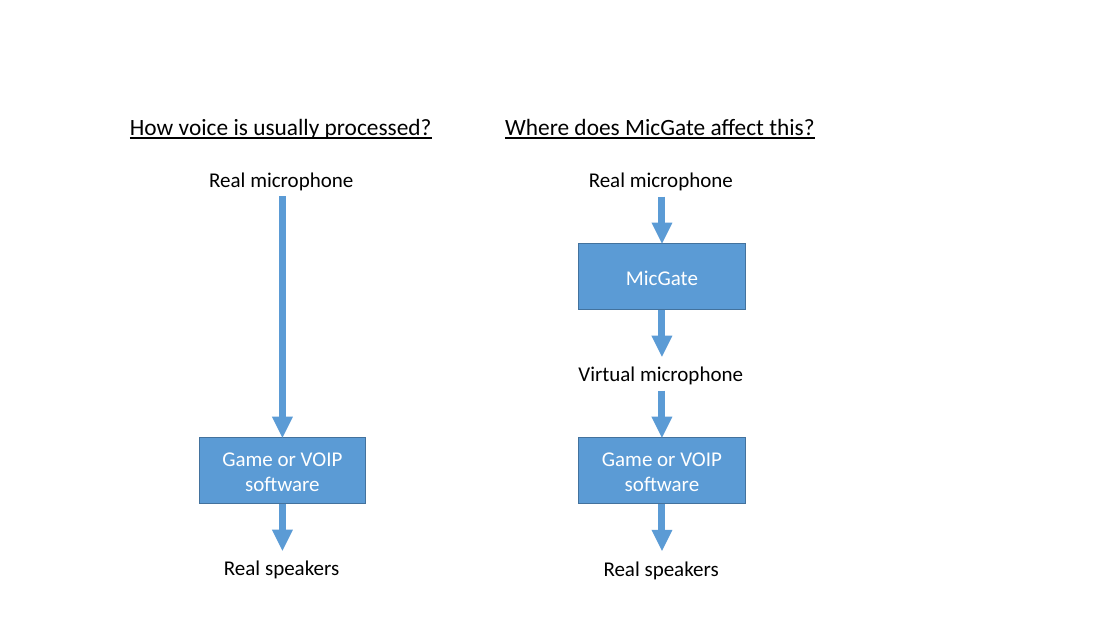
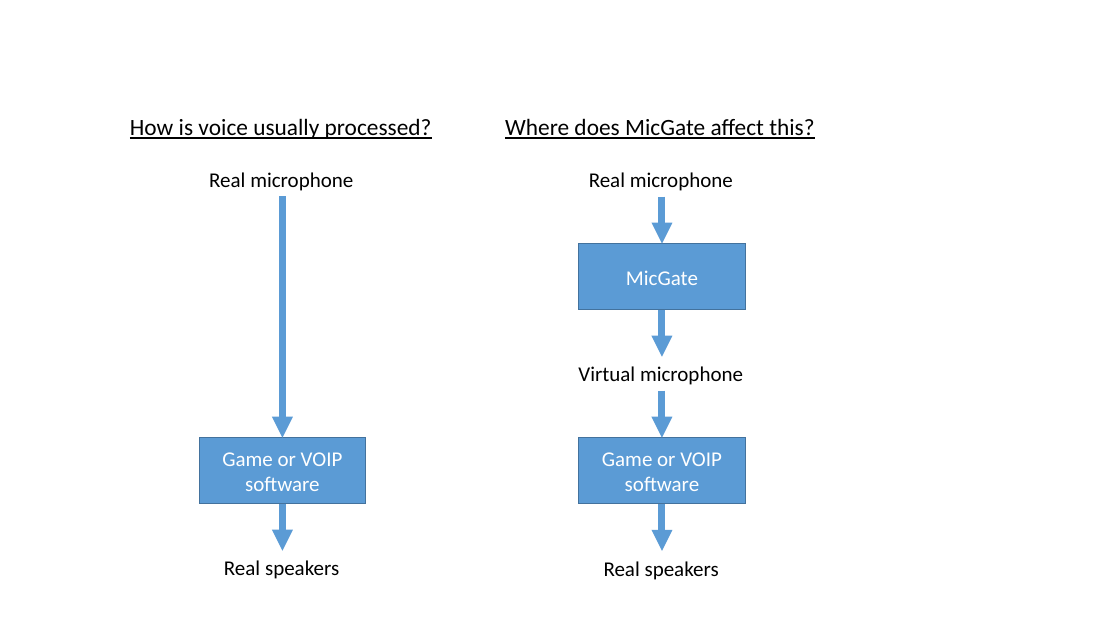
Before and after one commit to onoki/MicGate, a slide deck: slide 1 of Images/readme_audio_flow.pptx. Drawn at 1120x630 pixels with LibreOffice and Linux fonts; fonts in the diff are those of the drawing. Boxes give left, top, right and bottom in pixels: in the first picture for what was removed or moved away, otherwise in the second. Text is boxed around its words. In the diff, an @@ line names an element or a change of style, - is before the commit and + after.

```diff
--- a/Images/readme_audio_flow.pptx
+++ b/Images/readme_audio_flow.pptx
@@ text at [130, 118, 432, 139]: text changed @@
-How voice is usually processed?
+How is voice usually processed?
```
Also in this commit, not shown: 2 other files.
